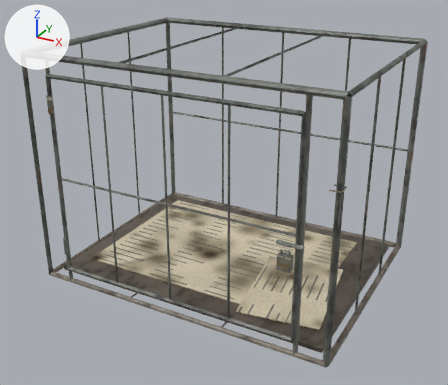
Renders of the glTF model examples/game-hanoi-city/assets/hq/people/long_cho_lod1.glb from each side of a commit.
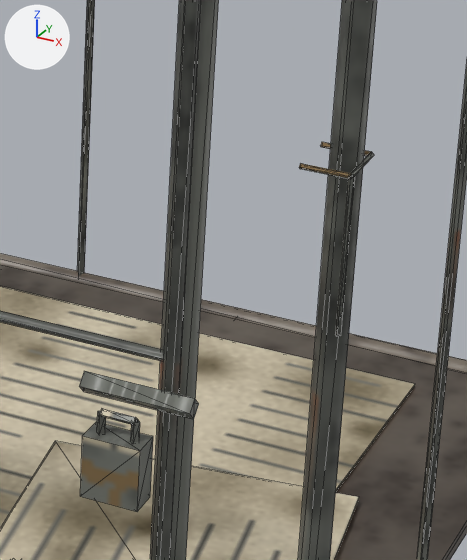
The first picture shows the older version from a 50 mm camera at (0.808, -1.521, 0.994) aimed at (0.002, -0.055, 0.261). The close-ups show the older and then the newer version on the part from 57% to 82% of the width and 39% to 74% of the height of that picture. Only the edits that show in the close-ups are written down. Arrows for +X, +Y and +Z are at upper left; the lights stay in place. The close-ups show mesh edges as thin lines. Where no turn or scale is listed for an object, it has been applied to the vertices. Vertices at exactly the same position are counted once.

Names of what the first close-up shows: 'cage_door', 'cage_fixed'.
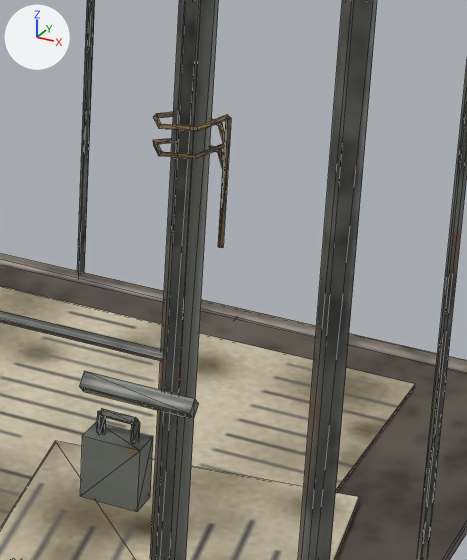
The change in detail:
me_back_middle is used by ob_cage_fixed; location (0.0, 0.0, 0.0).
me_back_middle had 224 vertices, 300 faces and spanned x -0.45..0.451, y -0.361..0.35, z 0.0..0.682.
me_back_middle now has 200 vertices, 268 faces and spans x -0.45..0.45, y -0.361..0.35, z 0.0..0.682.
me_back_middle part 1: the loose piece of 24 vertices spanning x 0.422..0.451, y -0.359..-0.323, z 0.381..0.472 is deleted.
me_door_bottom is used by ob_cage_door; location (0.0, 0.0, 0.0).
me_door_bottom had 92 vertices, 124 faces and spanned x -0.361..0.375, y -0.383..-0.344, z 0.05..0.632.
me_door_bottom now has 139 vertices, 206 faces and spans x -0.361..0.38, y -0.383..-0.327, z 0.05..0.632.
me_door_bottom part 2: the loose piece of 8 vertices spanning x -0.004..0.004, y -0.354..-0.346, z 0.056..0.626 is copied, and the copy is multiplied about its middle by the matrix ((0.0, 0.13, 0.0), (0.13, 0.0, 0.0), (0.0, 0.0, -0.13)), then moved by (0.378, 0.004, 0.107); it spans x 0.376..0.38, y -0.347..-0.344, z 0.411..0.485.
me_door_bottom part 3: a new loose piece of 39 vertices spanning x 0.336..0.379, y -0.364..-0.327, z 0.454..0.486, in mat_cage_shared_atlas.
me_door_bottom part 4: 58 kept faces spanning x 0.31..0.375, y -0.383..-0.356, z 0.261..0.328 get new texture (UV) coordinates.

Pixel boxes [x1, y1, x2, y2] of what changed, in the close-ups (467 x 560 px):
'cage_door', reshaped: before [0, 0, 201, 560]; after [0, 0, 231, 560]
part 1 of me_back_middle, deleted: before [299, 142, 374, 336]
part 2 of me_door_bottom, added (brown): after [218, 117, 231, 248]
part 3 of me_door_bottom, added (brown): after [153, 112, 229, 169]
part 4 of me_door_bottom, surface changed: [80, 373, 196, 507] in both
